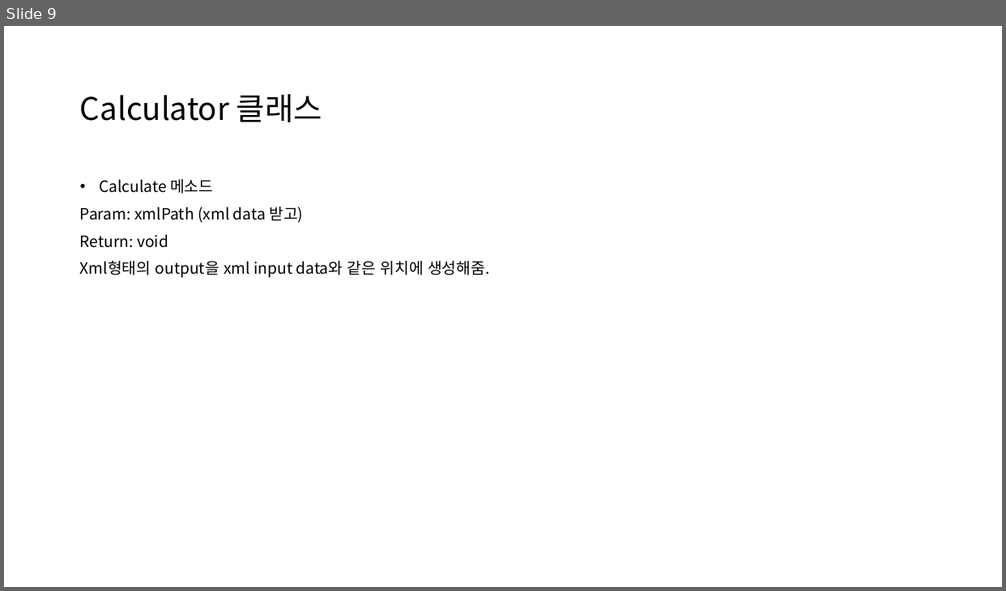
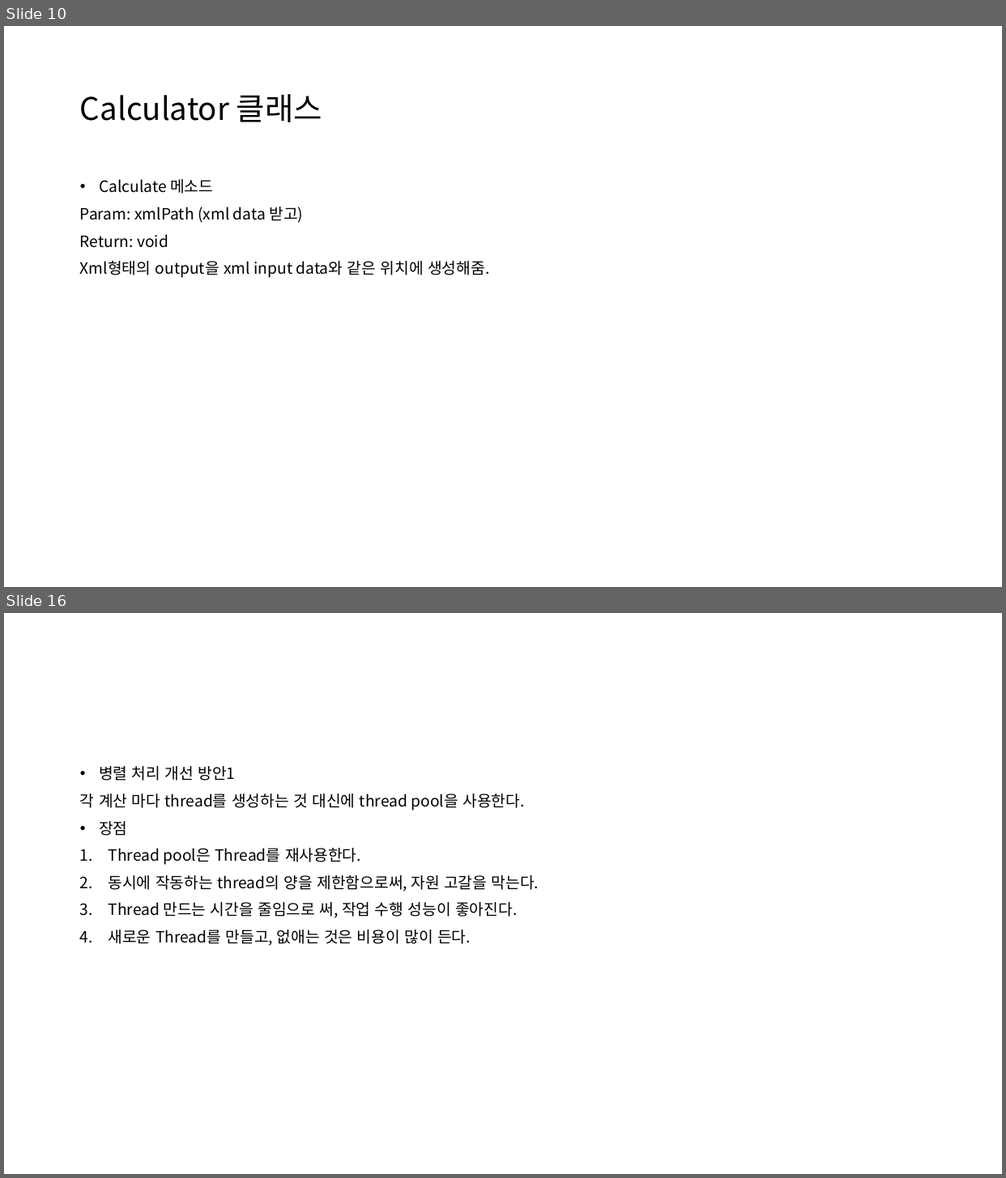
Before and after one commit to kdw1437/SpringHomework_BackEnd, a slide deck: QuantPricer 클론 코딩_240903.pptx. Shown one above the other, each under a label of ours: slide 9 before the commit, slides 10 and 16 after it; the slides between them are not shown. The pictures are 1006x591 and 1006x1178 pixels, drawn with LibreOffice and Linux fonts; fonts in the diff are those of the drawing. Boxes give left, top, right and bottom in pixels: in the first picture for what was removed or moved away, otherwise in the second. Text is boxed around its words. In the diff, an @@ line names an element or a change of style, - is before the commit and + after.

Commit message:
ppt 클론코딩 thread update

```diff
--- a/QuantPricer 클론 코딩_240903.pptx
+++ b/QuantPricer 클론 코딩_240903.pptx
@@ slide 16 added at <box>4,613,1002,1174</box>, background #FFFFFF @@
@@ text added at <box>80,766,539,946</box>, 15 pt, text #000000 @@
+• 병렬 처리 개선 방안1
+각 계산 마다 thread를 생성하는 것 대신에 thread pool을 사용한다.
+• 장점
+1. Thread pool은 Thread를 재사용한다.
+2. 동시에 작동하는 thread의 양을 제한함으로써, 자원 고갈을 막는다.
+3. Thread 만드는 시간을 줄임으로 써, 작업 수행 성능이 좋아진다.
+4. 새로운 Thread를 만들고, 없애는 것은 비용이 많이 든다.
@@ what was slide 9 is now slide 10 @@
```
Also in this commit, not shown: 6 other slides added.
